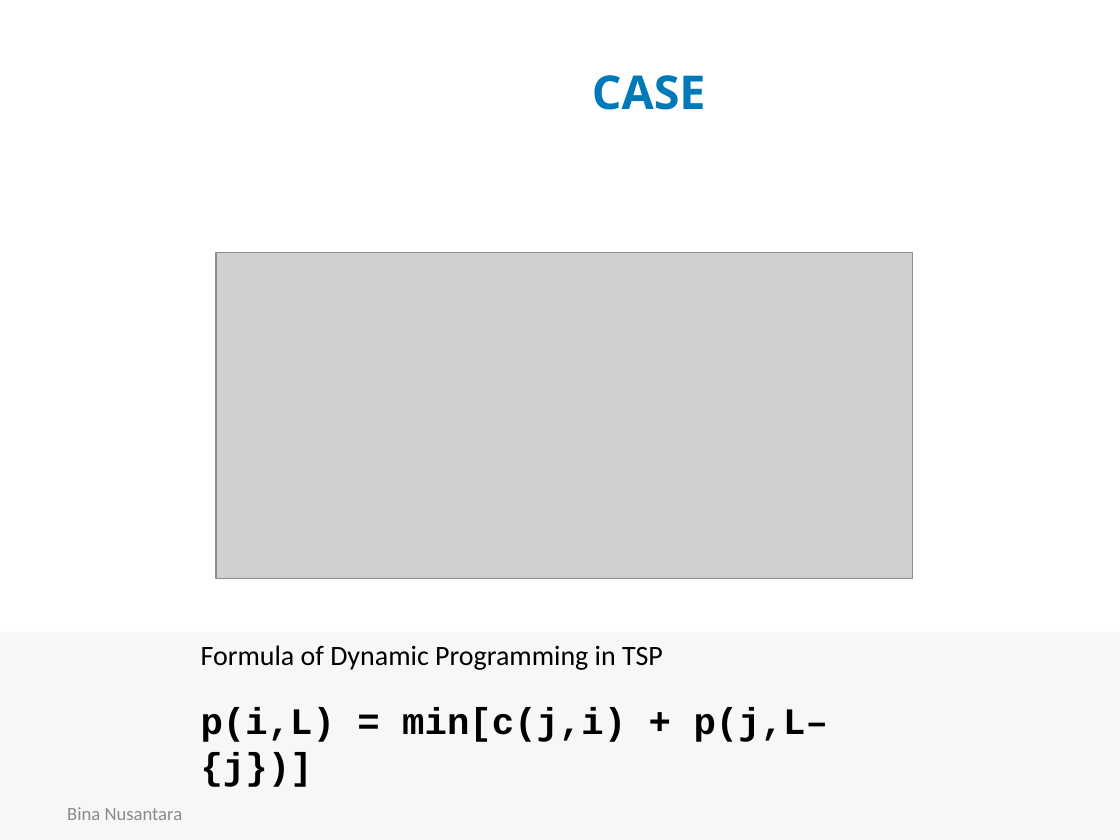
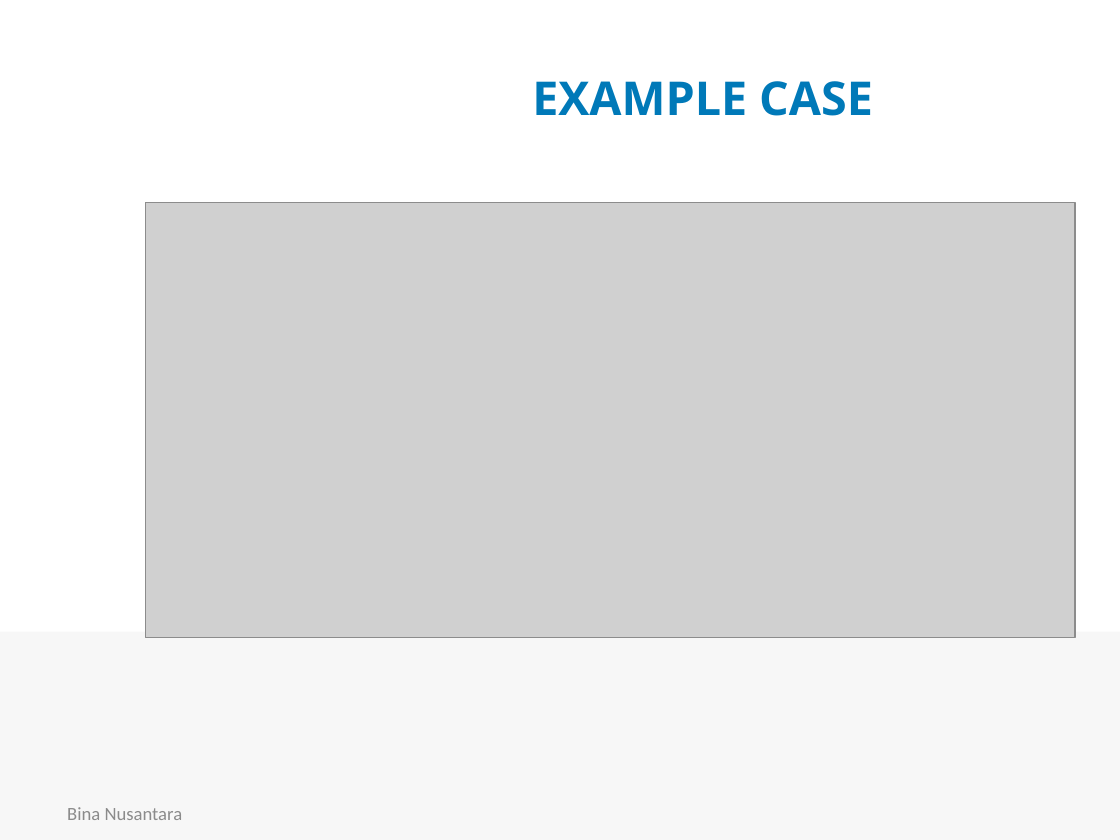
Before and after one commit to rhiosutoyo/Teaching-Algorithm-Design-and-Analysis, a slide deck: slide 10 of Travelling Salesman Problem/COMP6049 Pert 15-16 rhio-edit.pptx (slide 7 before the commit). Drawn at 1120x840 pixels with LibreOffice and Linux fonts; fonts in the diff are those of the drawing; grey boxes stand for pictures; background and template pictures are left out. Boxes give left, top, right and bottom in pixels: in the first picture for what was removed or moved away, otherwise in the second. Text is boxed around its words. In the diff, an @@ line names an element or a change of style, - is before the commit and + after.

```diff
--- a/Travelling Salesman Problem/COMP6049 Pert 15-16 rhio-edit.pptx
+++ b/Travelling Salesman Problem/COMP6049 Pert 15-16 rhio-edit.pptx
@@ title at <box>532,81,873,116</box>: text changed @@
-CASE
+EXAMPLE CASE
@@ picture: place and size @@
-picture at <box>216,252,913,578</box>
+picture at <box>146,203,1075,638</box>
@@ text removed at <box>201,645,828,742</box> @@
-Formula of Dynamic Programming in TSP
-p(i,L) = min[c(j,i) + p(j,L–{j})]
```
Also in this commit, not shown: 9 other slides changed, 8 slides added, 3 slides removed.
